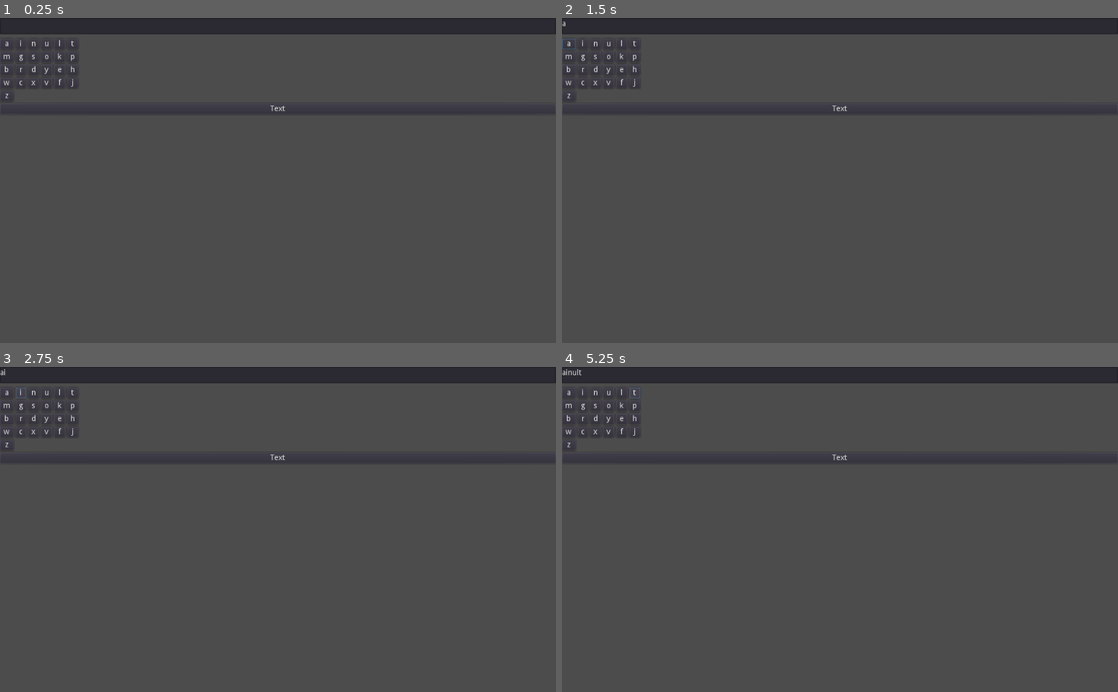
Above: before the commit, frames 1-4 (two rows, left to right).
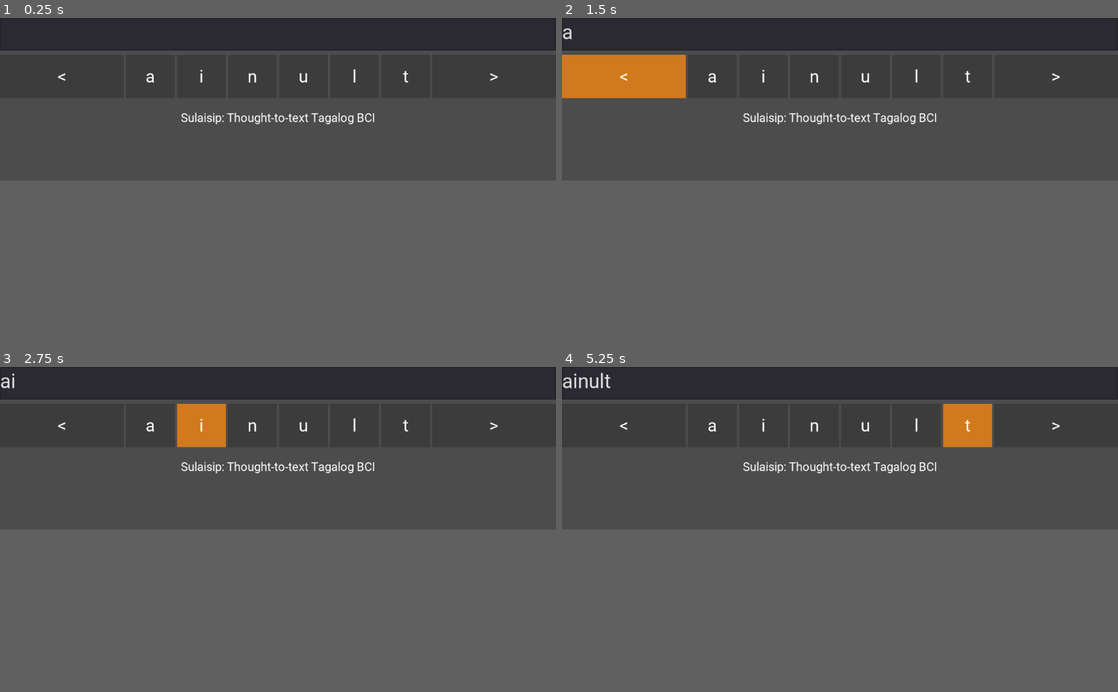
Above: after the commit, the same moments.

Repository: mjsolidarios/sulaisip
Game: Godot game, scene res://Main.tscn
The game is run twice, just before and just after one commit, with the same random seed, the same clock (stepped at 60 frames per second) and the same inputs.
Inputs (mouse positions are in pixels of both pictures, inside the frame that each line leads up to):
- Up to frame 1 (0.25 s): no input
- Up to frame 2 (1.5 s): click "a" at 0.5 s; click (623, 135) at 1.25 s, where only the run after the commit has a clickable "<"
- Up to frame 3 (2.75 s): click "i" at 2 s
- Up to frame 4 (5.25 s): click "n" at 2.75 s; click "u" at 3.5 s; click "l" at 4.25 s; click "t" at 5 s
In our replay, the window is 800x468 before the commit and 800x234 after it. These sizes can differ from the game's own. Grey fills any space a smaller window leaves; there, only what the larger window draws over its background counts as a difference.

The runs differ from the first frame. In frame 1, 5.5% of the frame differs, in the area x 0-100%, y 4-33%; in frame 2, 8.4%, in the area x 0-100%, y 1-33%; in frame 3, 6.8%; in frame 4, 6.9%.
Error before the commit: Invalid get index 'wordList' (on base: 'Nil'). (res://Main.gd:53)
Error after the commit: Invalid get index 'wordList' (on base: 'Nil'). (res://Main.gd:54)

Commit message:
UI refinement

Diff:
--- a/app/Main.gd
+++ b/app/Main.gd
@@ -3,18 +3,19 @@
 var file = File.new()
 var data
 var character_frequency_data:Dictionary
+var CharacterButton = preload("res://components/CharacterButton.tscn")
 
 func _ready():
 	file.open("res://data/character_rankings.json", File.READ)
 	character_frequency_data = parse_json(file.get_as_text())
 
-	for i in character_frequency_data.keys():
-		var button = Button.new()
+	for i in character_frequency_data.keys().slice(0,5):
+		var button = CharacterButton.instance()
 		button.text = i
-		button.connect("pressed", self, "_add_text_to_input", [i])
-		$VBoxContainer/GridContainer.add_child(button)
+		button.rect_size = Vector2(90,80)
+		button.get_node("TextureButton").connect("pressed", self, "_add_text_to_input", [i])
+		$VBoxContainer/HBoxContainer/GridContainer.add_child(button)
 
-	$VBoxContainer/Button.emit_signal("gui_input")
 
 # Called every frame. 'delta' is the elapsed time since the previous frame.
 func _process(delta):
@@ -51,11 +52,16 @@
 		$VBoxContainer/TextSuggestions.remove_child(i)
 
 	for i in json.result['wordList']:
-		var TextButton = Button.new()
-		var TrimmedText = i['sequence'].replace(".", "")
-		TextButton.text = TrimmedText
-		TextButton.connect("pressed", self, "_predict_next_character", [i['token_str']])
-		$VBoxContainer/TextSuggestions.add_child(TextButton)
+		var button = CharacterButton.instance()
+		var TrimmedText = i['sequence'].replace(".", "").split(' ')[-1]
+		button.text = TrimmedText
+		button.get_node("TextureButton").connect("pressed", self, "_predict_next_character", [i['token_str']])
+
+		$VBoxContainer/TextSuggestions.add_child(button)
 
 func _on_Button_pressed():
 	_predict_next_character()
+
+
+func _on_Buttontest_pressed():
+	$VBoxContainer/GridContainer.get_child(1).state = 'pressed'
--- a/app/Main.tscn
+++ b/app/Main.tscn
@@ -1,6 +1,16 @@
-[gd_scene load_steps=2 format=2]
+[gd_scene load_steps=6 format=2]
 
 [ext_resource path="res://Main.gd" type="Script" id=1]
+[ext_resource path="res://fonts/Roboto-Regular.ttf" type="DynamicFontData" id=2]
+[ext_resource path="res://components/CharacterButton.tscn" type="PackedScene" id=3]
+
+[sub_resource type="DynamicFont" id=1]
+size = 37
+font_data = ExtResource( 2 )
+
+[sub_resource type="DynamicFont" id=2]
+size = 22
+font_data = ExtResource( 2 )
 
 [node name="Control" type="Control"]
 anchor_right = 1.0
@@ -12,28 +22,65 @@
 
 [node name="TextEdit" type="TextEdit" parent="VBoxContainer"]
 margin_right = 1024.0
-margin_bottom = 30.0
-rect_min_size = Vector2( 0, 30 )
+margin_bottom = 60.0
+rect_min_size = Vector2( 0, 60 )
+custom_fonts/font = SubResource( 1 )
 caret_blink = true
 
-[node name="TextSuggestions" type="GridContainer" parent="VBoxContainer"]
-margin_top = 34.0
+[node name="TextSuggestions" type="HBoxContainer" parent="VBoxContainer"]
+margin_top = 64.0
 margin_right = 1024.0
-margin_bottom = 34.0
-columns = 5
+margin_bottom = 64.0
 
-[node name="GridContainer" type="GridContainer" parent="VBoxContainer"]
-margin_top = 38.0
+[node name="HBoxContainer" type="HBoxContainer" parent="VBoxContainer"]
+margin_top = 68.0
 margin_right = 1024.0
-margin_bottom = 38.0
+margin_bottom = 148.0
+
+[node name="CharacterButton" parent="VBoxContainer/HBoxContainer" instance=ExtResource( 3 )]
+anchor_right = 0.0
+anchor_bottom = 0.0
+margin_right = 508.0
+margin_bottom = 80.0
+text = "<"
+
+[node name="GridContainer" type="GridContainer" parent="VBoxContainer/HBoxContainer"]
+margin_left = 512.0
+margin_right = 512.0
+margin_bottom = 80.0
 columns = 6
 
-[node name="Button" type="Button" parent="VBoxContainer"]
-margin_top = 42.0
+[node name="CharacterButton2" parent="VBoxContainer/HBoxContainer" instance=ExtResource( 3 )]
+anchor_right = 0.0
+anchor_bottom = 0.0
+margin_left = 516.0
 margin_right = 1024.0
-margin_bottom = 62.0
+margin_bottom = 80.0
+text = ">"
+
+[node name="Buttontest" type="Button" parent="VBoxContainer"]
+visible = false
+margin_top = 152.0
+margin_right = 1024.0
+margin_bottom = 172.0
 text = "Text"
+
+[node name="Control" type="Control" parent="VBoxContainer"]
+margin_top = 152.0
+margin_right = 1024.0
+margin_bottom = 167.0
+rect_min_size = Vector2( 0, 15 )
+
+[node name="Label" type="Label" parent="VBoxContainer"]
+margin_top = 171.0
+margin_right = 1024.0
+margin_bottom = 198.0
+custom_fonts/font = SubResource( 2 )
+text = "Sulaisip: Thought-to-text Tagalog BCI"
+align = 1
+valign = 1
 
 [node name="HTTPRequest" type="HTTPRequest" parent="."]
 
+[connection signal="pressed" from="VBoxContainer/Buttontest" to="." method="_on_Buttontest_pressed"]
 [connection signal="request_completed" from="HTTPRequest" to="." method="_on_HTTPRequest_request_completed"]
--- /dev/null
+++ b/app/components/CharacterButton.gd
@@ -0,0 +1,23 @@
+extends Control
+
+
+export(String, "normal", "hover", "pressed") var state
+export var texture_normal: Texture
+export var texture_hover: Texture
+export var texture_pressed: Texture
+export var text:String
+
+# Called when the node enters the scene tree for the first time.
+func _ready():
+	$TextureButton.texture_normal = texture_normal
+	$TextureButton/Label.text = text
+
+
+# Called every frame. 'delta' is the elapsed time since the previous frame.
+func _process(delta):
+	if state == "normal":
+		$TextureButton.texture_normal = texture_normal
+	if state == "hover":
+		$TextureButton.texture_normal = texture_hover
+	if state == "pressed":
+		$TextureButton.texture_normal = texture_pressed
--- a/app/components/CharacterButton.tscn
+++ b/app/components/CharacterButton.tscn
@@ -1,5 +1,43 @@
-[gd_scene format=2]
+[gd_scene load_steps=8 format=2]
 
-[node name="Control" type="Control"]
+[ext_resource path="res://fonts/Roboto-Regular.ttf" type="DynamicFontData" id=1]
+[ext_resource path="res://images/button-default.png" type="Texture" id=2]
+[ext_resource path="res://images/button-default-pressed.png" type="Texture" id=3]
+[ext_resource path="res://images/button-default-selected.png" type="Texture" id=4]
+[ext_resource path="res://components/CharacterButton.gd" type="Script" id=5]
+
+[sub_resource type="Theme" id=1]
+
+[sub_resource type="DynamicFont" id=2]
+size = 32
+font_data = ExtResource( 1 )
+
+[node name="CharacterButton" type="Control"]
 anchor_right = 1.0
 anchor_bottom = 1.0
+margin_bottom = -520.0
+rect_min_size = Vector2( 90, 80 )
+size_flags_horizontal = 3
+script = ExtResource( 5 )
+state = "normal"
+texture_normal = ExtResource( 2 )
+texture_hover = ExtResource( 4 )
+texture_pressed = ExtResource( 3 )
+
+[node name="TextureButton" type="TextureButton" parent="."]
+anchor_right = 1.0
+anchor_bottom = 1.0
+rect_min_size = Vector2( 90, 80 )
+theme = SubResource( 1 )
+texture_normal = ExtResource( 2 )
+texture_pressed = ExtResource( 3 )
+texture_hover = ExtResource( 4 )
+expand = true
+
+[node name="Label" type="Label" parent="TextureButton"]
+anchor_right = 1.0
+anchor_bottom = 1.0
+custom_fonts/font = SubResource( 2 )
+text = "a"
+align = 1
+valign = 1
--- a/app/project.godot
+++ b/app/project.godot
@@ -14,6 +14,10 @@
 run/main_scene="res://Main.tscn"
 config/icon="res://icon.png"
 
+[display]
+
+window/size/height=300
+
 [gui]
 
 common/drop_mouse_on_gui_input_disabled=true
Binary file added: app/images/arrow-left.png
Not shown, added: app/images/arrow-left.png.import
Binary file added: app/images/arrow-right.png
Not shown, added: app/images/arrow-right.png.import
Binary file added: app/images/button-default-pressed.png
Not shown, added: app/images/button-default-pressed.png.import
Binary file added: app/images/button-default-selected.png
Not shown, added: app/images/button-default-selected.png.import
Binary file added: app/images/button-default.png
Not shown, added: app/images/button-default.png.import
